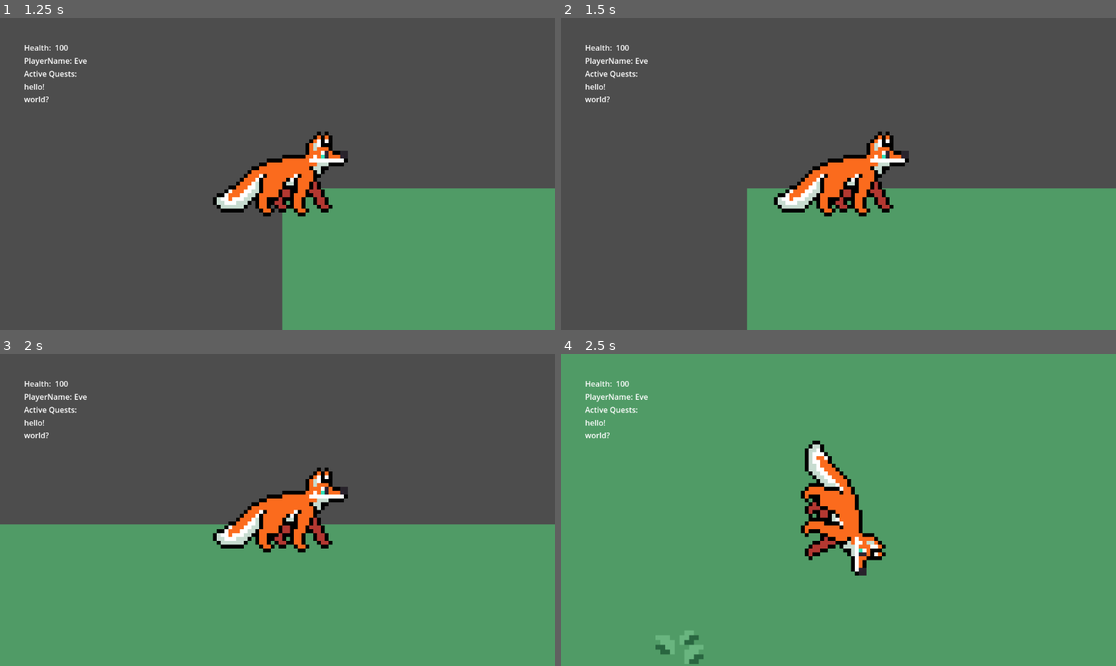
Above: before the commit, frames 1-4 (two rows, left to right).
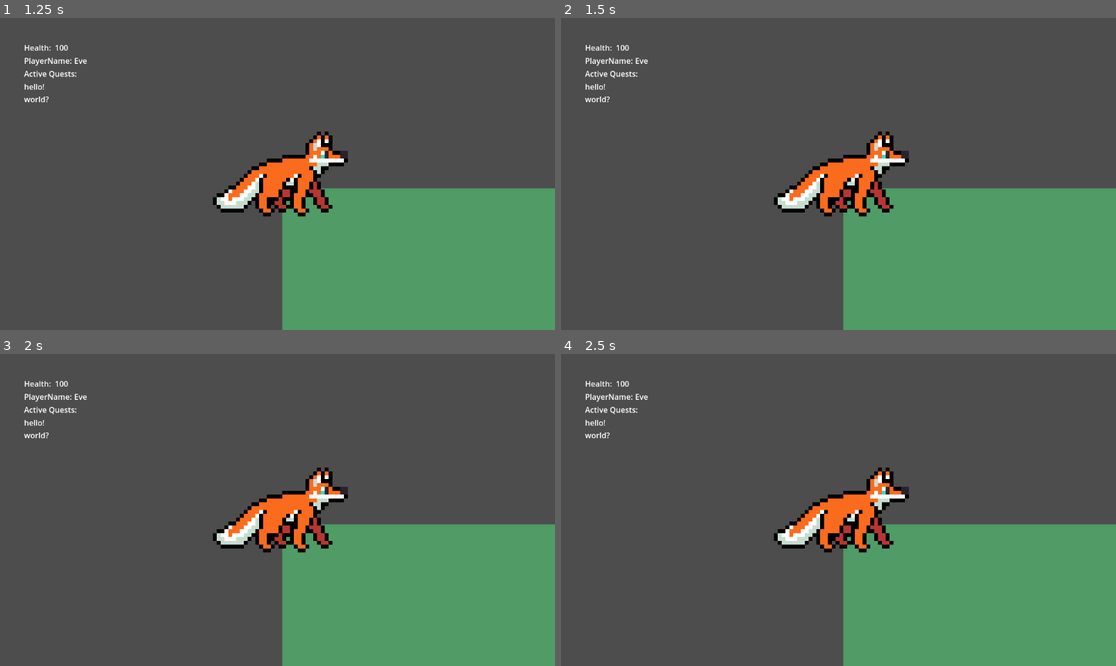
Above: after the commit, the same moments.

Repository: mango-gremlin/arch-enemies
Game: Godot game, scene res://ui/main_menu/main_menu.tscn
Same seed, same stepped clock (60 frames per second), same inputs: the game is played once before the commit and once after it.
Inputs (mouse positions are in pixels of both pictures, inside the frame that each line leads up to):
- Up to frame 1 (1.25 s): click "overworld" at 0.5 s
- Up to frame 2 (1.5 s): tap Enter at 1.25 s; move the mouse to (960, 158) at 1.27 s; hold D (move_right) from 1.28 s (still down); tap E (interact_overworld) at 1.35 s
- Up to frame 3 (2 s): keep holding D (move_right)
- Up to frame 4 (2.5 s): move the mouse to (727, 525) at 2.02 s; release D (move_right) at 2.03 s; hold S (move_down) from 2.03 s (still down); tap Q (use_item) at 2.1 s

Frame 1 is identical in both runs. In frame 2, 7.1% of the frame differs, in the area x 33-51%, y 54-100%; in frame 3, 22%; in frame 4, 78%, in the area x 0-100%, y 0-100%.
Error after the commit: Parse Error: Expected ":" or "=" after dictionary key. (res://script/Player.gd:129)

Commit message:
:(

Diff:
--- /dev/null
+++ b/testing_area/prototype_testing/overworld/maingame.gd
@@ -0,0 +1,60 @@
+extends Node
+
+
+# Called when the node enters the scene tree for the first time.
+func _ready():
+	load_config()
+
+
+# Called every frame. 'delta' is the elapsed time since the previous frame.
+func _process(delta):
+	pass
+
+var state_path = "user://fancy_shit.save"
+
+# We only save the players position
+# See https://docs.godotengine.org/en/stable/tutorials/io/saving_games.html
+func load_config():
+	if not FileAccess.file_exists(state_path):
+		print("No configuration file exists. Creating one...")
+		save_config()
+		return
+
+	print("Configuration found. Attempting to read...")
+
+	var save = FileAccess.open(state_path, FileAccess.READ)
+
+	while save.get_position() < save.get_length():
+		var json_string = save.get_line()
+		var json = JSON.new()
+
+		# Check if there is any error while parsing the JSON string, skip in case of failure
+		var parse_result = json.parse(json_string)
+		if not parse_result == OK:
+			print("JSON Parse Error: ", json.get_error_message(), " in ", json_string, " at line ", json.get_error_line())
+			continue
+
+
+		var node_data = json.get_data()
+
+		if node_data["name"] == "Player":
+			print("Wir laden den Spieler!")
+			var player = $Player
+			player.position = Vector2(node_data["pos_x"], node_data["pos_y"])
+			player.inventory = node_data["inventory"]
+
+	print("Loading complete")
+
+
+func save_config():
+	print("Saving player stats to ", state_path)
+	var save = FileAccess.open(state_path, FileAccess.WRITE)
+
+	# Storing player data
+	var p = $Player
+	var pState = p.saveState()
+
+	print("Storing \"", pState, "\" to ", state_path)
+
+	var json_string = JSON.stringify(pState)
+	save.store_line(json_string)
--- a/testing_area/prototype_testing/overworld/maingame.tscn
+++ b/testing_area/prototype_testing/overworld/maingame.tscn
@@ -1,14 +1,18 @@
-[gd_scene load_steps=6 format=3 uid="uid://cgfkelxiskcux"]
+[gd_scene load_steps=7 format=3 uid="uid://cgfkelxiskcux"]
 
 [ext_resource type="PackedScene" uid="uid://dndu4pg1i3tlf" path="res://scenes/player.tscn" id="1_33d5q"]
+[ext_resource type="Script" path="res://maingame.gd" id="1_wo2l0"]
 [ext_resource type="PackedScene" uid="uid://p30p3o0e473c" path="res://scenes/world.tscn" id="2_h2q7u"]
 [ext_resource type="PackedScene" uid="uid://cgvraulefjyn8" path="res://ui/overworld_ui/overworld_ui.tscn" id="3_fbgu5"]
 [ext_resource type="PackedScene" uid="uid://cegpqm0j2vvbh" path="res://entities/interaction_overworld/interactionspot.tscn" id="4_b5ggn"]
 [ext_resource type="PackedScene" uid="uid://5llfgi2ysvie" path="res://entities/interaction_overworld/bridge_interaction.tscn" id="5_thogd"]
 
 [node name="maingame" type="Node"]
+script = ExtResource("1_wo2l0")
 
 [node name="Player" parent="." instance=ExtResource("1_33d5q")]
+SPEED = null
+zoomlevel = null
 
 [node name="world" parent="." instance=ExtResource("2_h2q7u")]
 
--- a/testing_area/prototype_testing/overworld/script/Player.gd
+++ b/testing_area/prototype_testing/overworld/script/Player.gd
@@ -122,13 +122,18 @@
 	# TODO save state in file!
 	# TODO save Inventory
 	print("save user position")
-	var player_pos = position
-	var player_inventory = inventory
+	saveState()
 
-	# saveState()
-
-
-
+func saveState():
+	var state = {
+		"filename", get_scene_file_path(),
+		"name" : name,
+		"parent" : get_parent().get_path(),
+		"pos_x" : position.x, # Vector2 is not supported by JSON
+		"pos_y" : position.y,
+		"inventory": inventory
+	}
+	return state
 
 # -----
 # debugging
